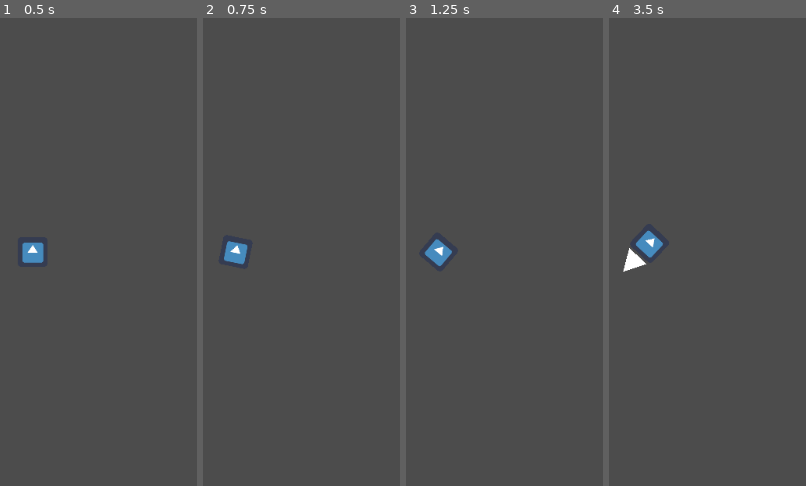
Above: before the commit, frames 1-4 (left to right).
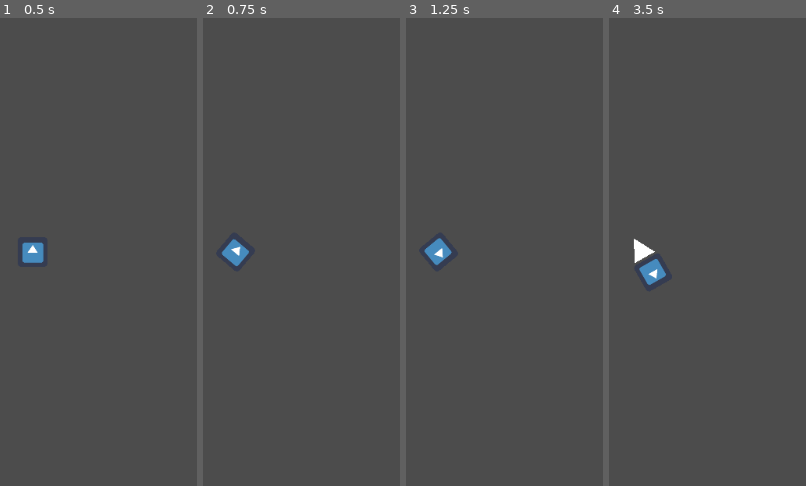
Above: after the commit, the same moments.

Repository: charliedavenport/SpaceJunk
Game: Godot game, scene res://Main.tscn
Same seed, same stepped clock (60 frames per second), same inputs: the game is played once before the commit and once after it. The engine's default icon, where the game draws it, is replaced by a stand-in: a white triangle on a blue panel in a dark square.
Inputs:
- Up to frame 1 (0.5 s): no input
- Up to frame 2 (0.75 s): tap Enter at 0.5 s; hold Right (turn_right) from 0.53 s (still down)
- Up to frame 3 (1.25 s): keep holding Right (turn_right)
- Up to frame 4 (3.5 s): release Right (turn_right) at 1.28 s; hold Left (turn_left) 1.28-2.03 s; tap Space at 2 s; hold Right (turn_right) 2.03-2.78 s; hold Up (forward) from 2.78 s (still down)

Frame 1 is identical in both runs. In frame 2, 0.2% of the frame differs, in the area x 9-24%, y 47-53%; in frame 3, 0.2%; in frame 4, 1.3%, in the area x 7-29%, y 45-58%.

Commit message:
Player decellerates faster, wrap player pos

Diff:
--- a/Main.tscn
+++ b/Main.tscn
@@ -6,3 +6,5 @@
 
 [node name="Player" parent="." instance=ExtResource( 1 )]
 position = Vector2( 500, 300 )
+thrust = 2.0
+turnspeed = 3.5
--- a/Player.gd
+++ b/Player.gd
@@ -1,9 +1,13 @@
 extends KinematicBody2D
 
 export var thrust: float = 1.0
+export var stopping_thrust: float = 2.0
 export var turnspeed: float = 1.0
 
 var vel: Vector2
+
+onready var screen_width = get_viewport_rect().size.x
+onready var screen_height = get_viewport_rect().size.y
 
 func _ready():
 	vel = Vector2.ZERO
@@ -18,10 +22,17 @@
 	# handle thrust
 	if Input.is_action_pressed("forward"):
 		$ThrusterPolygon.visible = true
-		var delta_vec = -1.0 * transform.y * thrust * delta
+		var delta_vec = -1.0 * transform.y * delta
+		if delta_vec.dot(vel) > 0:
+			delta_vec *= thrust
+		else:
+			delta_vec *= stopping_thrust
 		vel += delta_vec
 	else:
 		$ThrusterPolygon.visible = false
 	var collision = move_and_collide(vel)
 	if collision:
 		pass # do something
+	# wrap player to other side of screen
+	position.x = wrapf(position.x, 0, screen_width)
+	position.y = wrapf(position.y, 0, screen_height)
